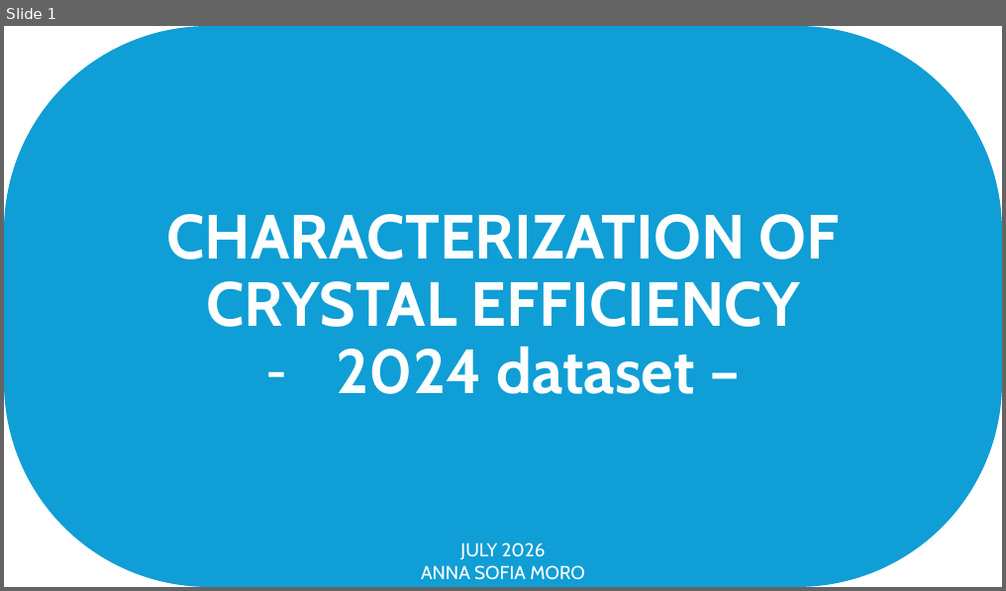
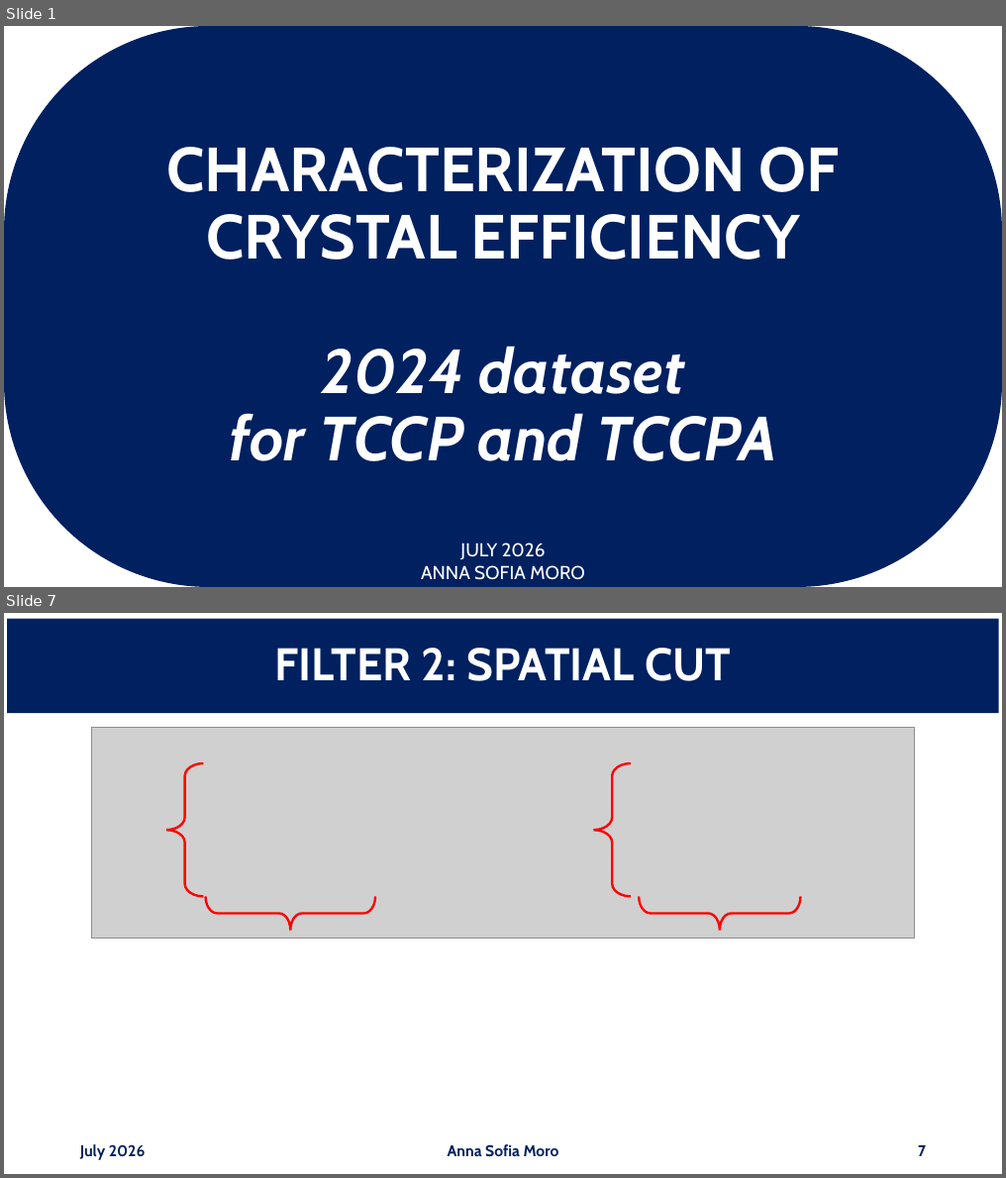
Before and after one commit to annaasofia/tesi, a slide deck: slides/week2.pptx. Shown one above the other, each under a label of ours: slide 1 before the commit, slides 1 and 7 after it; the slides between them are not shown. The pictures are 1006x591 and 1006x1178 pixels, drawn with LibreOffice and Linux fonts; fonts in the diff are those of the drawing; grey boxes stand for pictures. Boxes give left, top, right and bottom in pixels: in the first picture for what was removed or moved away, otherwise in the second. Text is boxed around its words. In the diff, an @@ line names an element or a change of style, - is before the commit and + after.

```diff
--- a/slides/week2.pptx
+++ b/slides/week2.pptx
@@ slide 7 added at <box>4,613,1002,1174</box>, background #FFFFFF @@
@@ title added at <box>7,619,999,713</box>, fill #002060, 44 pt, text #FFFFFF, bold @@
+FILTER 2: SPATIAL CUT
@@ picture added at <box>91,728,915,939</box> @@
@@ right brace added at <box>166,763,203,897</box>, outline #FF0000 2.25 pt @@
@@ right brace added at <box>594,763,631,897</box>, outline #FF0000 2.25 pt @@
@@ right brace added at <box>205,897,375,931</box>, outline #FF0000 2.25 pt @@
@@ right brace added at <box>640,896,801,930</box>, outline #FF0000 2.25 pt @@
@@ text added at <box>80,1145,146,1160</box>, 15 pt, text #002060, bold @@
+July 2026
@@ text added at <box>448,1145,559,1157</box>, 15 pt, text #002060, bold @@
+Anna Sofia Moro
@@ page number added at <box>918,1146,926,1157</box>, 15 pt, text #002060, bold @@
+7
@@ slide 1 changed as well @@
@@ rounded rectangle "CHARACTERIZATION OF CRYSTAL EFFICIENCY" at <box>4,26,1002,587</box>: fill #0F9ED5 to #002060 @@
@@ text in rounded rectangle at <box>229,346,776,462</box>: text changed; italic on @@
-– 2024 dataset –
+2024 dataset
+for TCCP and TCCPA
```
Also in this commit, not shown: 2 other slides changed, 12 other slides added, 1 other file.
